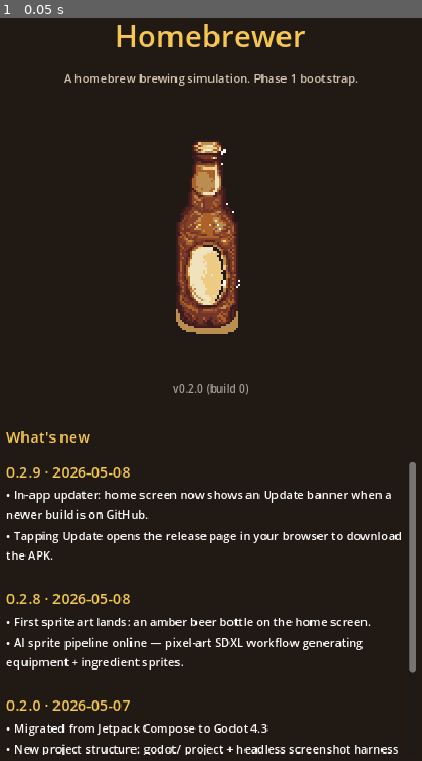
Above: before the commit, frame 1.
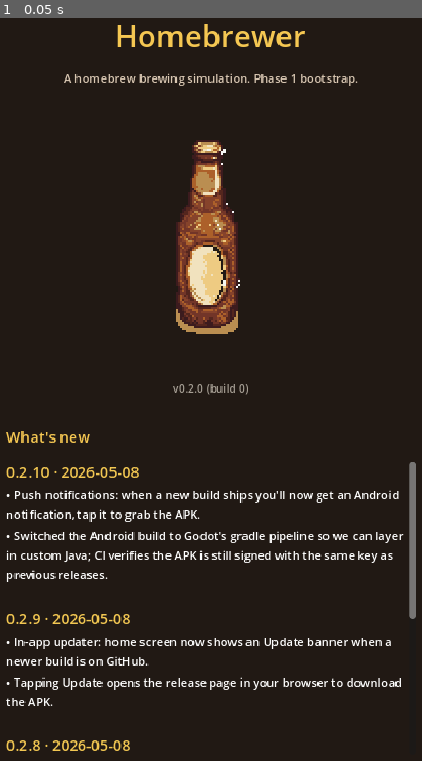
Above: after the commit, the same moment.

Repository: Shadaeiou/homebrewer
Game: Godot game, scene res://scenes/main.tscn
Same seed, same stepped clock (60 frames per second), same inputs: the game is played once before the commit and once after it.
Inputs:
- Up to frame 1 (0.05 s): no input

The runs differ from the first frame. In frame 1, 6.3% of the frame differs, in the area x 1-99%, y 60-100%.

Commit message:
Phase 2B: gradle build + FCM client receives app-updates topic
- export_presets.cfg: gradle_build/use_gradle_build=true, min_sdk=21,
  target_sdk=34. Signing values flow through Godot to gradle's
  signingConfigs unchanged.
- godot/addons/firebase_messaging: an EditorExportPlugin that adds
  com.google.firebase:firebase-messaging:24.0.3 to the Android gradle
  build, declares PushService + HomebrewerInit in the manifest, and
  adds POST_NOTIFICATIONS.
- godot/android/build_overlay/: Java sources copied into the gradle
  build at CI time:
   - HomebrewerInit (ContentProvider) initializes FirebaseApp manually
     from baked-in google-services.json values (project
     homebrewer-6a67c) and subscribes to topic "app-updates" before
     any Activity code runs. Avoids needing the google-services
     gradle plugin or the JSON at build time.
   - PushService (FirebaseMessagingService) on receive shows a
     heads-up notification that opens the latest GitHub release.
- CI changes:
   - Install Android build template by unzipping android_source.zip
     into godot/android/build/ and applying build_overlay/.
   - After export, verify the APK's SHA-256 signing fingerprint
     matches the keystore's. Bails before release upload if it
     doesn't, so a botched gradle signing config can't ship an APK
     that won't install over existing builds.

Co-Authored-By: Claude Opus 4.7 (1M context) <noreply@anthropic.com>

Diff:
--- a/godot/data/changelog.json
+++ b/godot/data/changelog.json
@@ -1,4 +1,12 @@
 [
+  {
+    "version": "0.2.10",
+    "date": "2026-05-08",
+    "bullets": [
+      "Push notifications: when a new build ships you'll now get an Android notification, tap it to grab the APK.",
+      "Switched the Android build to Godot's gradle pipeline so we can layer in custom Java; CI verifies the APK is still signed with the same key as previous releases."
+    ]
+  },
   {
     "version": "0.2.9",
     "date": "2026-05-08",
--- a/godot/project.godot
+++ b/godot/project.godot
@@ -19,6 +19,10 @@
 Version="*res://systems/version.gd"
 Updater="*res://systems/updater.gd"
 
+[editor_plugins]
+
+enabled=PackedStringArray("res://addons/firebase_messaging/plugin.cfg")
+
 [display]
 
 window/size/viewport_width=540
Not shown, added: godot/addons/firebase_messaging/firebase_export_plugin.gd
Not shown, added: godot/addons/firebase_messaging/plugin.cfg
Not shown, added: godot/addons/firebase_messaging/plugin.gd
Not shown, changed: godot/export_presets.cfg
Not shown, changed: .github/workflows/build-android.yml
Not shown, added: godot/android/.gitignore
Not shown, added: godot/android/build_overlay/app/src/com/shadaeiou/homebrewer/HomebrewerInit.java
Not shown, added: godot/android/build_overlay/app/src/com/shadaeiou/homebrewer/PushService.java
